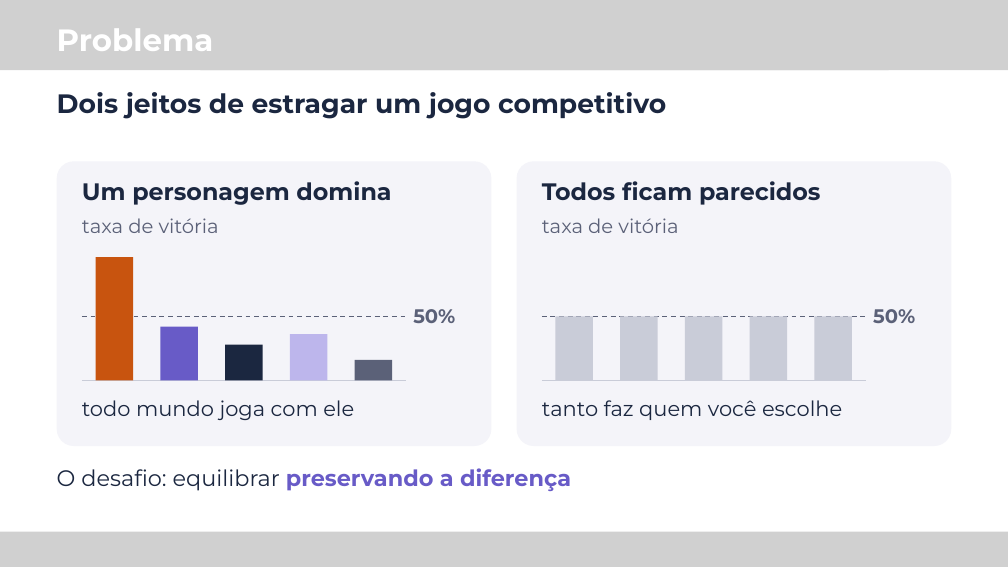
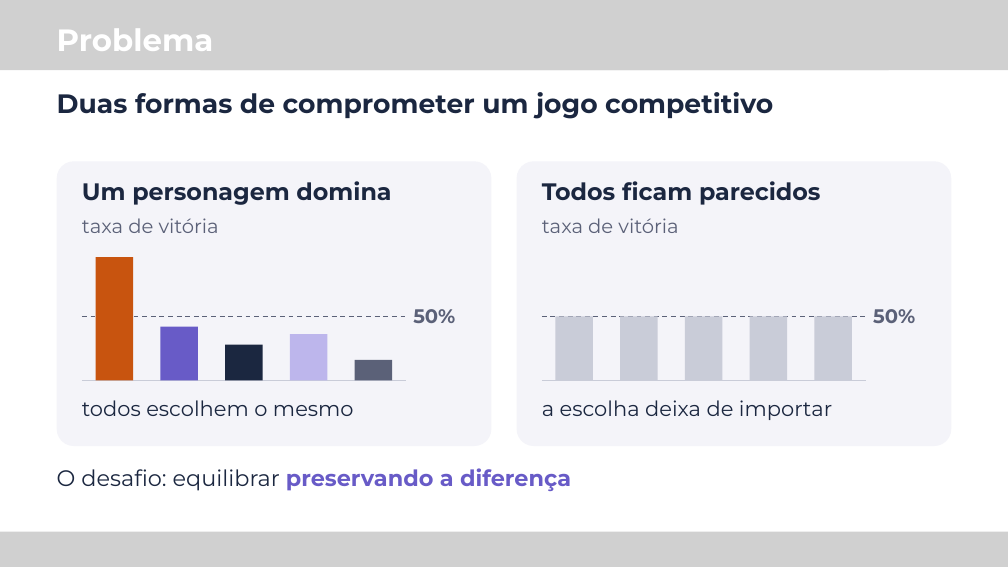
Before and after one commit to M-Gimenes/Simulation, a slide deck: slide 2 of overleaf/talk-latinoware-2026/slides.pptx. Drawn at 1008x567 pixels with LibreOffice and Linux fonts; fonts in the diff are those of the drawing; grey boxes stand for pictures. Boxes give left, top, right and bottom in pixels: in the first picture for what was removed or moved away, otherwise in the second. Text is boxed around its words. In the diff, an @@ line names an element or a change of style, - is before the commit and + after.

```diff
--- a/overleaf/talk-latinoware-2026/slides.pptx
+++ b/overleaf/talk-latinoware-2026/slides.pptx
@@ text at (57, 92, 773, 119): text changed @@
-Dois jeitos de estragar um jogo competitivo
+Duas formas de comprometer um jogo competitivo
@@ text at (82, 400, 354, 416): text changed @@
-todo mundo joga com ele
+todos escolhem o mesmo
@@ text at (542, 400, 832, 420): text changed @@
-tanto faz quem você escolhe
+a escolha deixa de importar
```
Also in this commit, not shown: 1 other slide changed, 1 slide added, 1 other file.
